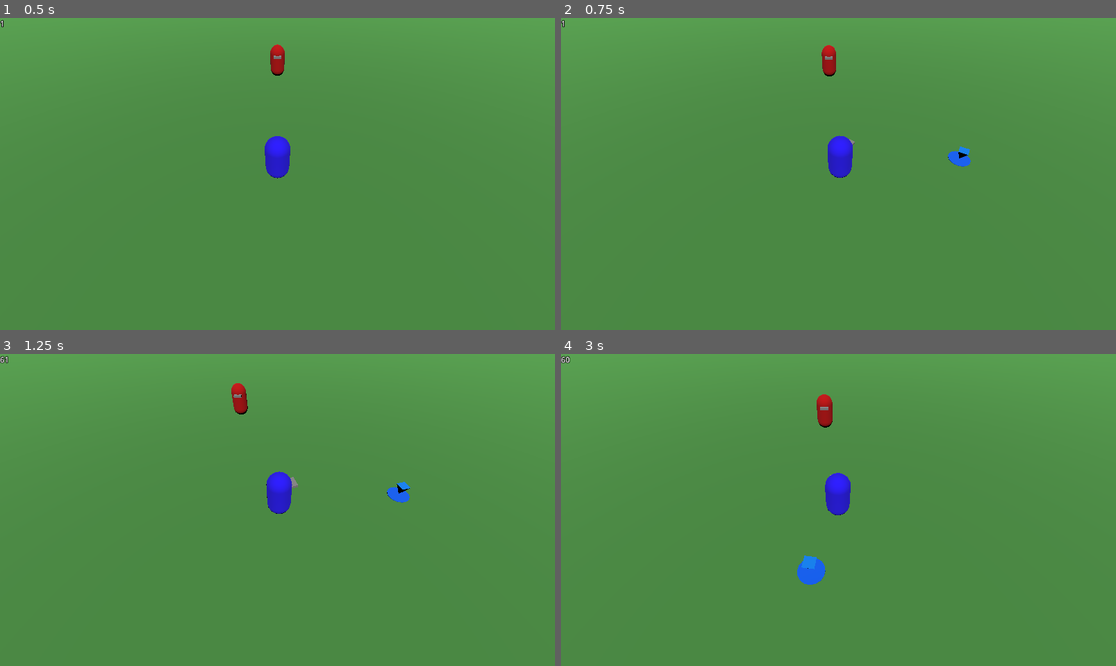
Above: before the commit, frames 1-4 (two rows, left to right).
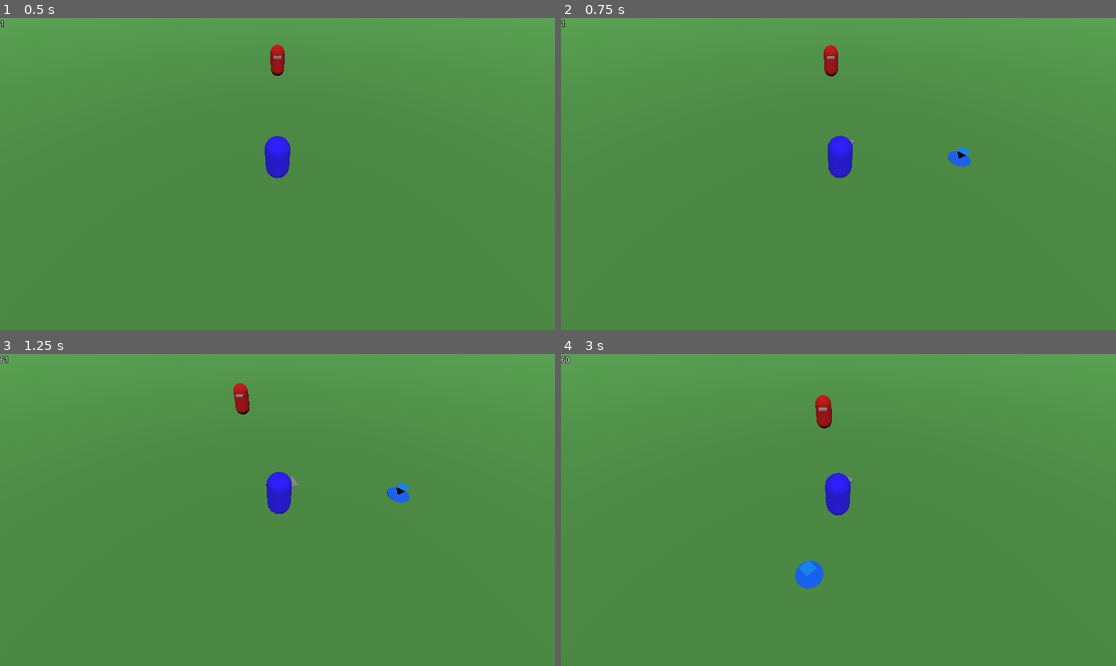
Above: after the commit, the same moments.

Repository: vitorreao/dungeon_walkers
Game: Godot game, scene res://levels/Level.tscn
The game is run twice, just before and just after one commit, with the same random seed, the same clock (stepped at 60 frames per second) and the same inputs.
Inputs (mouse positions are in pixels of both pictures, inside the frame that each line leads up to):
- Up to frame 1 (0.5 s): no input
- Up to frame 2 (0.75 s): tap Enter at 0.5 s; move the mouse to (960, 158) at 0.52 s; press the mouse at (960, 158) at 0.53 s
- Up to frame 3 (1.25 s): no input
- Up to frame 4 (3 s): move the mouse to (727, 525) at 1.27 s; release the mouse at (727, 525) at 1.28 s; right-click (727, 525) at 1.35 s; click (727, 525) at 1.42 s; move the mouse to (894, 441) at 2.02 s; tap Mouse wheel up (Zoom In) at 2.1 s; click (894, 441) at 2.17 s; move the mouse to (810, 572) at 2.77 s; tap Mouse wheel down (Zoom Out) at 2.85 s; click (810, 572) at 2.92 s

Frame 1 is identical in both runs. In frame 2, 0.1% of the frame differs, in the area x 46-74%, y 8-52%; in frame 3, 0.1%; in frame 4, 0.3%, in the area x 42-53%, y 12-76%.

Commit message:
Add character_controller with action_queue

Diff:
--- /dev/null
+++ b/character_controller/actions/action.gd
@@ -0,0 +1,11 @@
+extends RefCounted
+class_name Action
+
+var has_started: bool = false
+var has_finished: bool = false
+
+func start():
+	has_started = true
+
+func finish():
+	has_finished = true
--- /dev/null
+++ b/character_controller/actions/move_action.gd
@@ -0,0 +1,16 @@
+extends Action
+class_name MoveAction
+
+var _character: CharacterMovement
+var _target: PlayerTarget
+var _position: Vector3
+
+func _init(character: CharacterMovement, target: PlayerTarget, position: Vector3):
+	_character = character
+	_target = target
+	_position = position
+
+func start():
+	_character.move_to_target(_target, _position)
+	_character.navigation_agent.navigation_finished.connect(finish)
+	super()
--- /dev/null
+++ b/character_controller/character_controller.gd
@@ -0,0 +1,47 @@
+extends Node
+class_name CharacterController
+
+signal action_finished(action: Action)
+
+@export var character_movement: CharacterMovement
+
+@onready var action_queue: Array = []
+var current_action: Action
+
+func _ready():
+	if character_movement == null:
+		var parent: Node = get_parent()
+		if parent is CharacterMovement:
+			character_movement = parent as CharacterMovement
+	assert(character_movement != null)
+
+func push_move_action(target: PlayerTarget, position: Vector3):
+	var action: MoveAction = MoveAction.new(character_movement, target, position)
+	action_queue.push_front(action)
+
+func stop_current_action():
+	_stop_or_finish_current_action()
+
+func clear_action_queue():
+	action_queue.clear()
+
+func _process(delta):
+	if current_action == null:
+		_start_next_action()
+	if current_action != null and current_action.has_finished:
+		_stop_or_finish_current_action()
+	if current_action != null and not current_action.has_started:
+		_start_action()
+
+func _start_next_action():
+	if len(action_queue) > 0:
+		current_action = action_queue.pop_front()
+		_start_action()
+
+func _start_action():
+	current_action.start()
+
+func _stop_or_finish_current_action():
+	if current_action != null:
+		action_finished.emit(current_action)
+		current_action = null
--- a/character_controller/character_movement.gd
+++ b/character_controller/character_movement.gd
@@ -1,14 +1,23 @@
-extends CharacterBody3D
+extends Node
 class_name CharacterMovement
 
 signal navigation_finished()
 
 @export var movement_speed : float = 4.0
 @export var turn_speed: float = 3.0
+@export var navigation_agent : NavigationAgent3D
 
-@onready var navigation_agent : NavigationAgent3D = $NavigationAgent3D
+var character_body: CharacterBody3D
 
-func _on_new_nav_target(node: PlayerTarget, position: Vector3):
+func _ready():
+	var parent: Node = get_parent()
+	assert(parent is CharacterBody3D)
+	character_body = parent as CharacterBody3D
+	assert(navigation_agent != null)
+	navigation_agent.velocity_computed.connect(_on_NavigationAgent3D_velocity_computed)
+	navigation_agent.navigation_finished.connect(_on_navigation_agent_3d_navigation_finished)
+
+func move_to_target(node: PlayerTarget, position: Vector3):
 	navigation_agent.set_target_position(position)
 	navigation_agent.target_desired_distance = node.target_desired_distance
 	navigation_agent.path_desired_distance = node.path_desired_distance
@@ -21,21 +30,25 @@
 func _look_at_target(delta):
 	var next_path_position : Vector3 = navigation_agent.get_next_path_position()
 	var target_rotation_y = atan2(
-		global_position.x - next_path_position.x,
-		global_position.z - next_path_position.z
+		character_body.global_position.x - next_path_position.x,
+		character_body.global_position.z - next_path_position.z
 	)
-	rotation.y = lerp_angle(rotation.y, target_rotation_y, turn_speed * delta)
+	character_body.rotation.y = lerp_angle(
+		character_body.rotation.y,
+		target_rotation_y,
+		turn_speed * delta
+	)
 
 func _set_new_velocity():
 	var next_path_position : Vector3 = navigation_agent.get_next_path_position()
-	var new_velocity : Vector3 = next_path_position - global_transform.origin
+	var new_velocity : Vector3 = next_path_position - character_body.global_transform.origin
 	new_velocity = new_velocity.normalized() * movement_speed
 	navigation_agent.set_velocity(new_velocity)
 
 func _on_NavigationAgent3D_velocity_computed(safe_velocity : Vector3):
 	# Move CharacterBody3D with the computed `safe_velocity` to avoid dynamic obstacles.
-	set_velocity(safe_velocity)
-	move_and_slide()
+	character_body.set_velocity(safe_velocity)
+	character_body.move_and_slide()
 
 func _on_navigation_agent_3d_navigation_finished():
 	navigation_finished.emit()
--- /dev/null
+++ b/character_controller/player_controller.gd
@@ -0,0 +1,19 @@
+extends CharacterBody3D
+class_name PlayerController
+
+signal navigation_finished()
+
+@onready var character_controller: CharacterController = $CharacterController
+
+func _ready():
+	assert(character_controller != null)
+	character_controller.action_finished.connect(_on_character_controller_action_finished)
+
+func _on_new_interaction(node: PlayerTarget, world_position: Vector3):
+	character_controller.stop_current_action()
+	character_controller.clear_action_queue()
+	character_controller.push_move_action(node, world_position)
+
+func _on_character_controller_action_finished(action: Action):
+	if action is MoveAction:
+		navigation_finished.emit()
--- a/character_controller/player_navigation.gd
+++ b/character_controller/player_navigation.gd
@@ -13,6 +13,9 @@
 @onready var _target: Node3D = $Target
 @onready var _target_anim_player: AnimationPlayer = $Target/Arrow/AnimationPlayer
 
+var _current_interaction_node: PlayerTarget
+var _current_interaction_position: Vector3
+
 func _ready():
 	for child in get_children(true):
 		if child is PlayerTarget:
@@ -25,14 +28,17 @@
 		_current_target_node.transform.basis.y.normalized() *
 		_current_target_height
 	)
-	_show_target_at(position, _current_target_height)
-	new_nav_target.emit(_current_target_node, _current_target_position)
+	if _current_target_node != _current_interaction_node or _current_target_position != _current_interaction_position:
+		_current_interaction_node = _current_target_node
+		_current_interaction_position = _current_target_position
+		new_nav_target.emit(_current_target_node, _current_target_position)
+		_show_target_at(position, _current_target_height)
 
 func _process(delta):
 	if _has_current_target_position and Input.is_action_pressed("Interact"):
 		_set_nav_target()
 
-func _on_player_reached_target():
+func _on_player_navigation_finished():
 	_hide_target()
 	_current_target_position = Vector3.ZERO
 	_current_target_node = null
--- a/characters/player.tscn
+++ b/characters/player.tscn
@@ -1,6 +1,8 @@
-[gd_scene load_steps=6 format=3 uid="uid://0ii0gdb1gymp"]
+[gd_scene load_steps=8 format=3 uid="uid://0ii0gdb1gymp"]
 
 [ext_resource type="Script" path="res://character_controller/character_movement.gd" id="1_c52dg"]
+[ext_resource type="Script" path="res://character_controller/player_controller.gd" id="1_unq68"]
+[ext_resource type="Script" path="res://character_controller/character_controller.gd" id="2_iqdk6"]
 
 [sub_resource type="CapsuleShape3D" id="CapsuleShape3D_ua21r"]
 
@@ -16,7 +18,7 @@
 size = Vector3(0.5, 0.1, 1)
 
 [node name="Player" type="CharacterBody3D"]
-script = ExtResource("1_c52dg")
+script = ExtResource("1_unq68")
 
 [node name="CollisionShape3D" type="CollisionShape3D" parent="."]
 transform = Transform3D(1, 0, 0, 0, 1, 0, 0, 0, 1, 0, 1, 0)
@@ -34,5 +36,10 @@
 [node name="NavigationAgent3D" type="NavigationAgent3D" parent="."]
 avoidance_enabled = true
 
-[connection signal="navigation_finished" from="NavigationAgent3D" to="." method="_on_navigation_agent_3d_navigation_finished"]
-[connection signal="velocity_computed" from="NavigationAgent3D" to="." method="_on_NavigationAgent3D_velocity_computed"]
+[node name="CharacterMovement" type="Node" parent="." node_paths=PackedStringArray("navigation_agent")]
+script = ExtResource("1_c52dg")
+navigation_agent = NodePath("../NavigationAgent3D")
+
+[node name="CharacterController" type="Node" parent="." node_paths=PackedStringArray("character_movement")]
+script = ExtResource("2_iqdk6")
+character_movement = NodePath("../CharacterMovement")
--- a/levels/Level.tscn
+++ b/levels/Level.tscn
@@ -72,5 +72,5 @@
 text = "60"
 script = ExtResource("6_q5cf8")
 
-[connection signal="navigation_finished" from="Player" to="PlayerNavigation" method="_on_player_reached_target"]
-[connection signal="new_nav_target" from="PlayerNavigation" to="Player" method="_on_new_nav_target"]
+[connection signal="navigation_finished" from="Player" to="PlayerNavigation" method="_on_player_navigation_finished"]
+[connection signal="new_nav_target" from="PlayerNavigation" to="Player" method="_on_new_interaction"]
